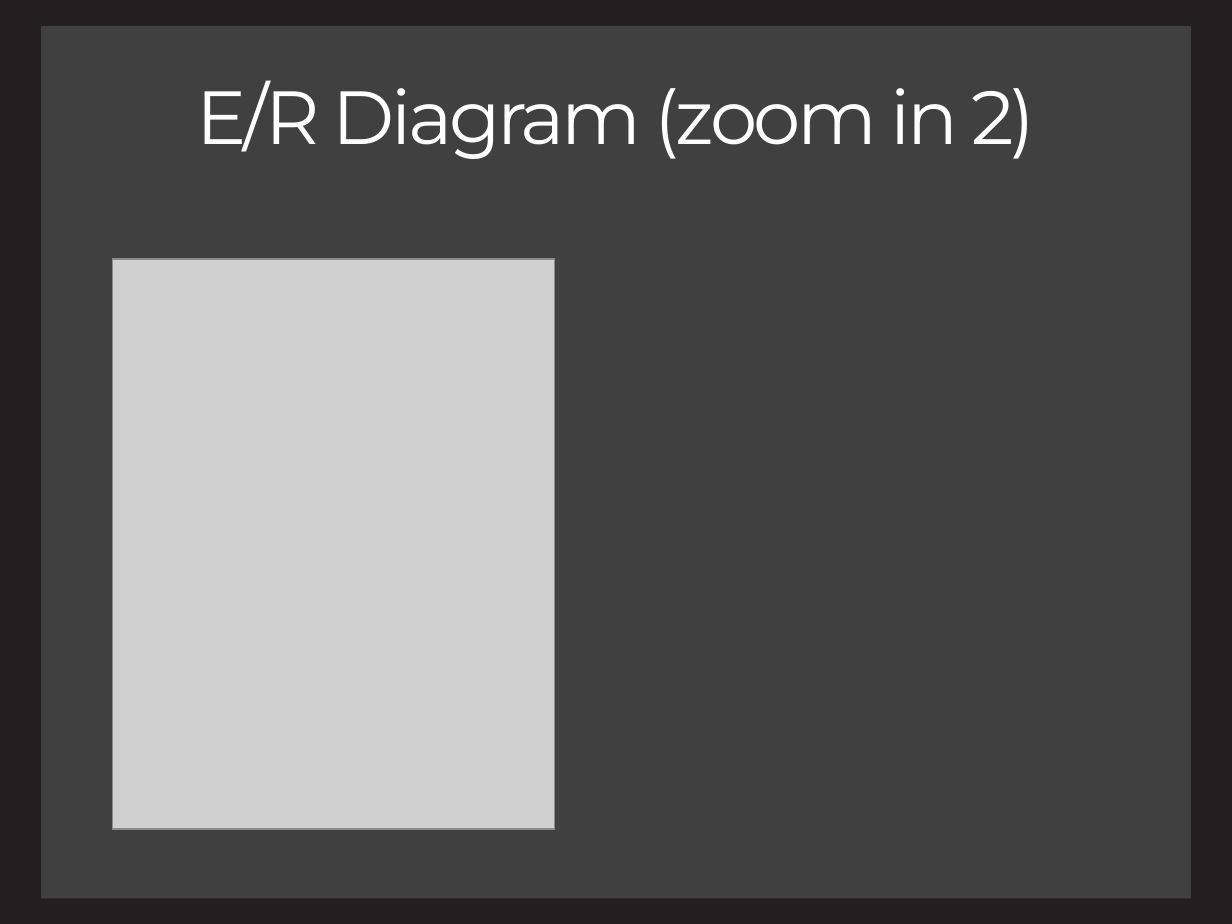
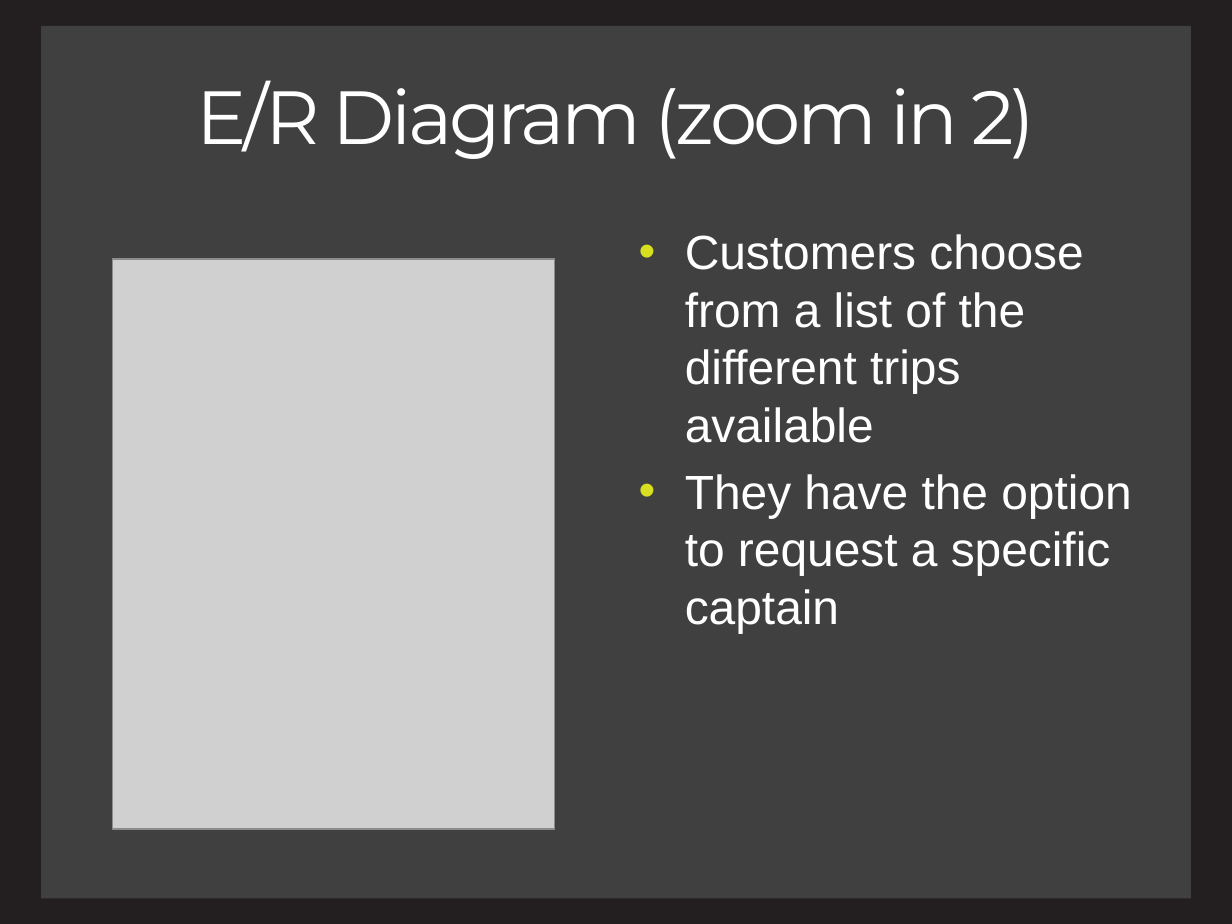
Before and after one commit to charlesmadere/FishnStore, a slide deck: slide 5 of documents/Presentation.pptx (slide 6 before the commit). Drawn at 1232x924 pixels with LibreOffice and Linux fonts; fonts in the diff are those of the drawing; grey boxes stand for pictures. Boxes give left, top, right and bottom in pixels: in the first picture for what was removed or moved away, otherwise in the second. Text is boxed around its words. In the diff, an @@ line names an element or a change of style, - is before the commit and + after.

```diff
--- a/documents/Presentation.pptx
+++ b/documents/Presentation.pptx
@@ text added at bbox=[685, 234, 1131, 633], 28 pt, text #FFFFFF @@
+• Customers choose from a list of the different trips available
+• They have the option to request a specific captain
```
Also in this commit, not shown: 2 other slides changed, 1 slide removed.
